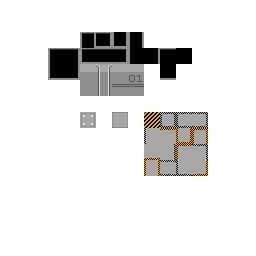
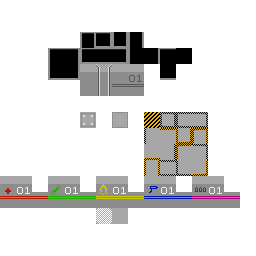
Layered file, before and after one edit (256 x 256). Changes by layer:
renamed "Paint Layer 1(pasted)" to "Decals", painted on it over 0, 176, 240, 224
painted on "foreground" over 0, 176, 240, 224
